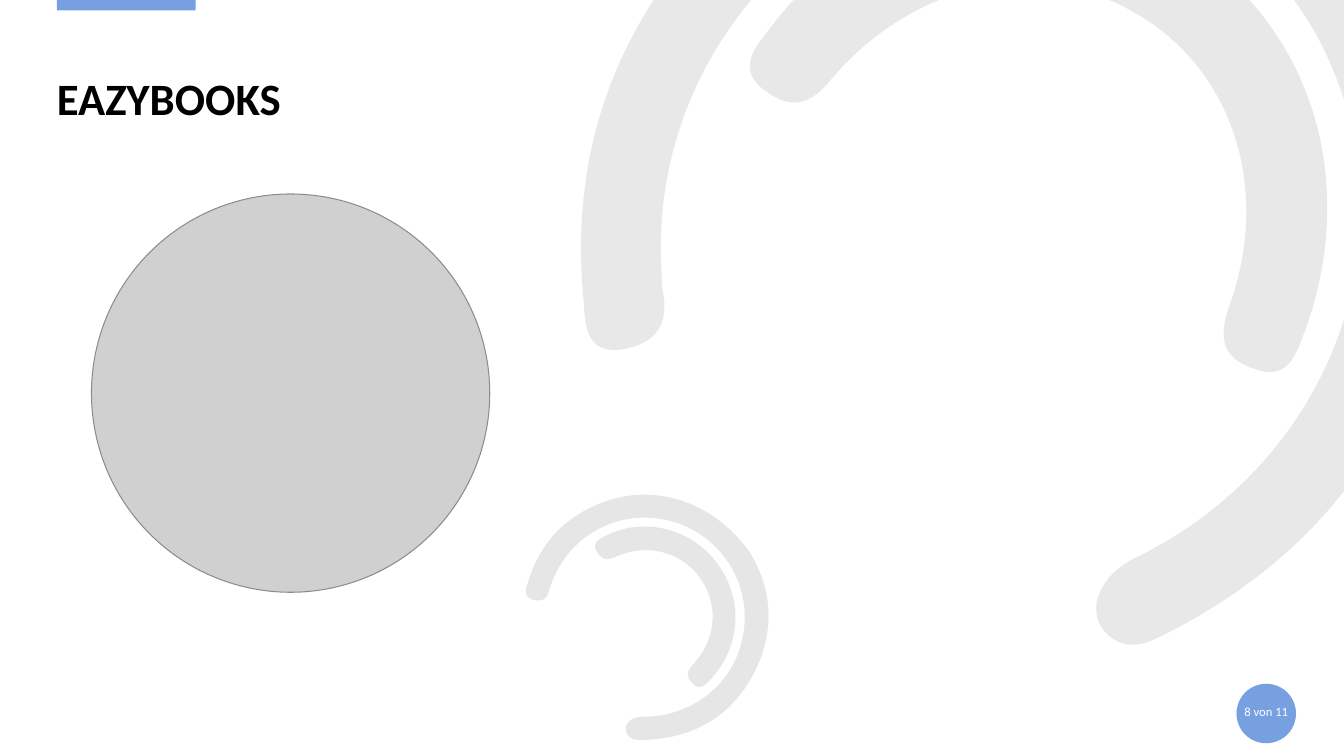
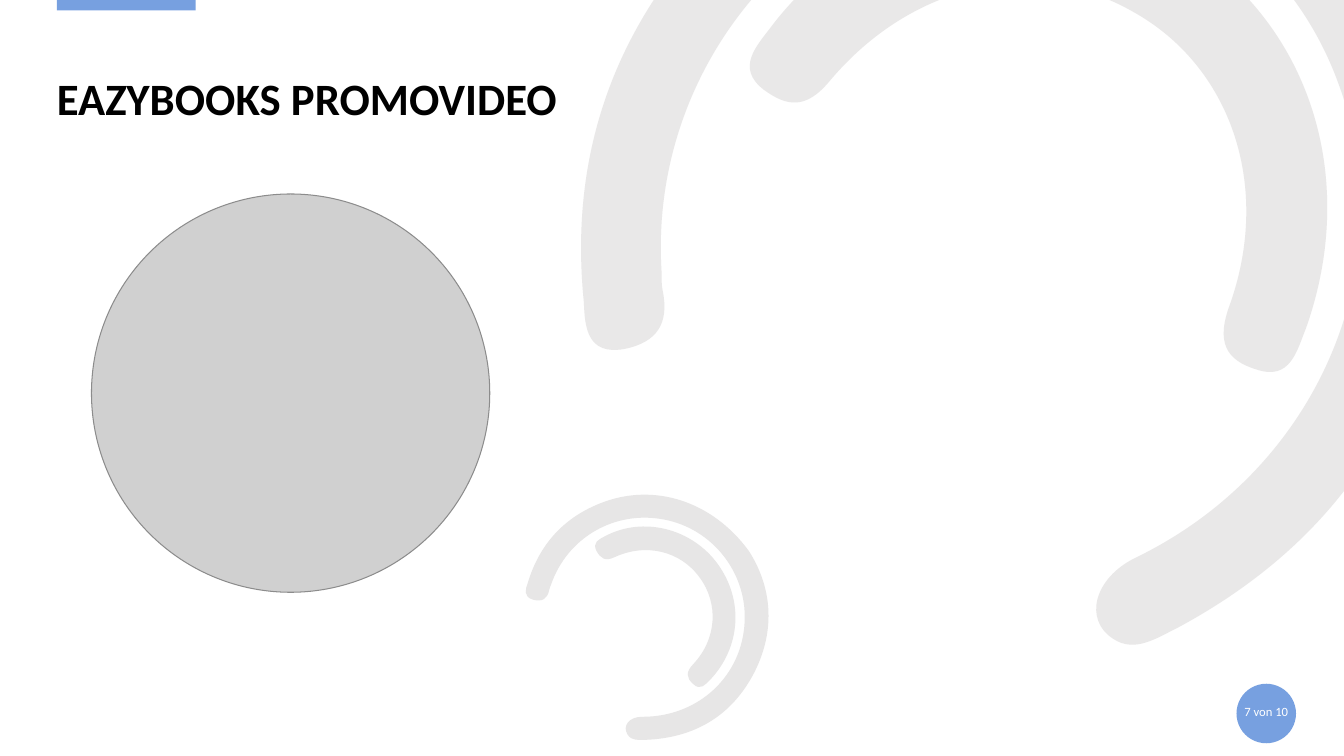
Before and after one commit to S2210237030/EazyBooks_PRO4, a slide deck: slide 7 of Documentation/ProjectDocumentation/Präsi_EazyBooks.pptx (slide 8 before the commit). Drawn at 1344x756 pixels with LibreOffice and Linux fonts; fonts in the diff are those of the drawing; grey boxes stand for pictures. Boxes give left, top, right and bottom in pixels: in the first picture for what was removed or moved away, otherwise in the second. Text is boxed around its words. In the diff, an @@ line names an element or a change of style, - is before the commit and + after.

```diff
--- a/Documentation/ProjectDocumentation/Präsi_EazyBooks.pptx
+++ b/Documentation/ProjectDocumentation/Präsi_EazyBooks.pptx
@@ title at box(57, 85, 557, 116): text changed @@
-EAZYBOOKS
+EAZYBOOKS PROMOVIDEO
@@ page number at box(1244, 708, 1288, 716): text changed @@
-8 von 11
+7 von 10
```
Also in this commit, not shown: 3 other slides changed, 1 slide removed, 4 other files.
